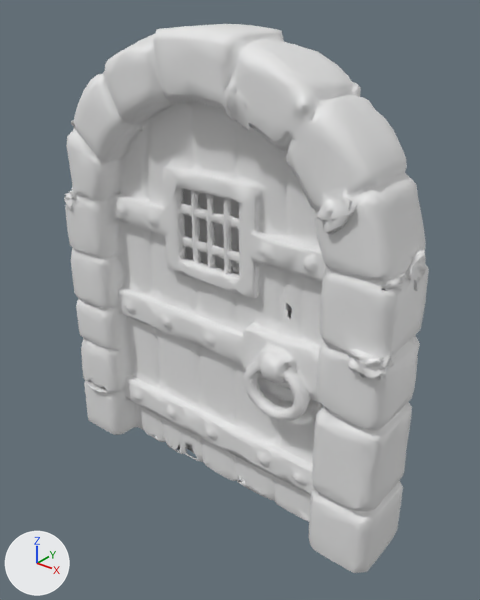
The glTF model games-src/facelift-3d/doorkick-dungeon/door.glb, before and after one commit.
Both versions are drawn from a 50 mm camera at (0.826, -0.966, 0.578) aimed at (0.039, 0.017, -0.032). The lights are fixed; the arrows at lower left show +X, +Y and +Z. The picture after the commit comes second. Materials are left out; every surface is plain grey. Vertices at exactly the same position are counted once.

In view in the first picture: 'geometry_0'.
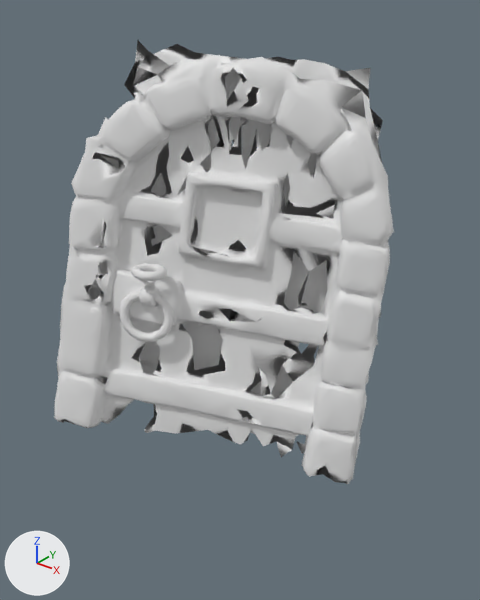
The change, as a list of edits to the scene's bpy script:
```text
Change me_geometry_0:
    used by ob_geometry_0; location = (0.0, 0.0, 0.0)
    remove me_geometry_0.from_pydata(...)  # 14559 vertices, 29332 faces; spans x -0.424..0.429, y -0.093..0.09, z -0.501..0.501
    add me_geometry_0.from_pydata(...)  # 9467 vertices, 19484 faces; spans x -0.353..0.32, y -0.252..0.27, z -0.414..0.462
    me_geometry_0 part 1: the loose piece of 10626 vertices spanning x -0.424..0.429, y -0.093..0.09, z -0.501..0.501 is rebuilt with 9202 vertices and now spans x -0.353..0.32, y -0.252..0.27, z -0.414..0.462
    me_geometry_0 part 2
    255 vertices are added at x -0.287..0.294, y -0.137..0.185, z -0.098..0.325
    443 new faces join them
    other edits to the shape of me_geometry_0 do not show in these pictures
```

Where the change shows, as pixel boxes (x1, y1, x2, y2) in the pictures (480 x 600 px):
'geometry_0', reshaped (7% narrower, 19% shorter): before (64, 24, 429, 573); after (54, 40, 394, 484)
part 1 of me_geometry_0, rebuilt (7% narrower, 19% shorter): before (64, 24, 429, 573); after (54, 40, 394, 484)
part 2 of me_geometry_0, added: after (131, 263, 167, 284)
